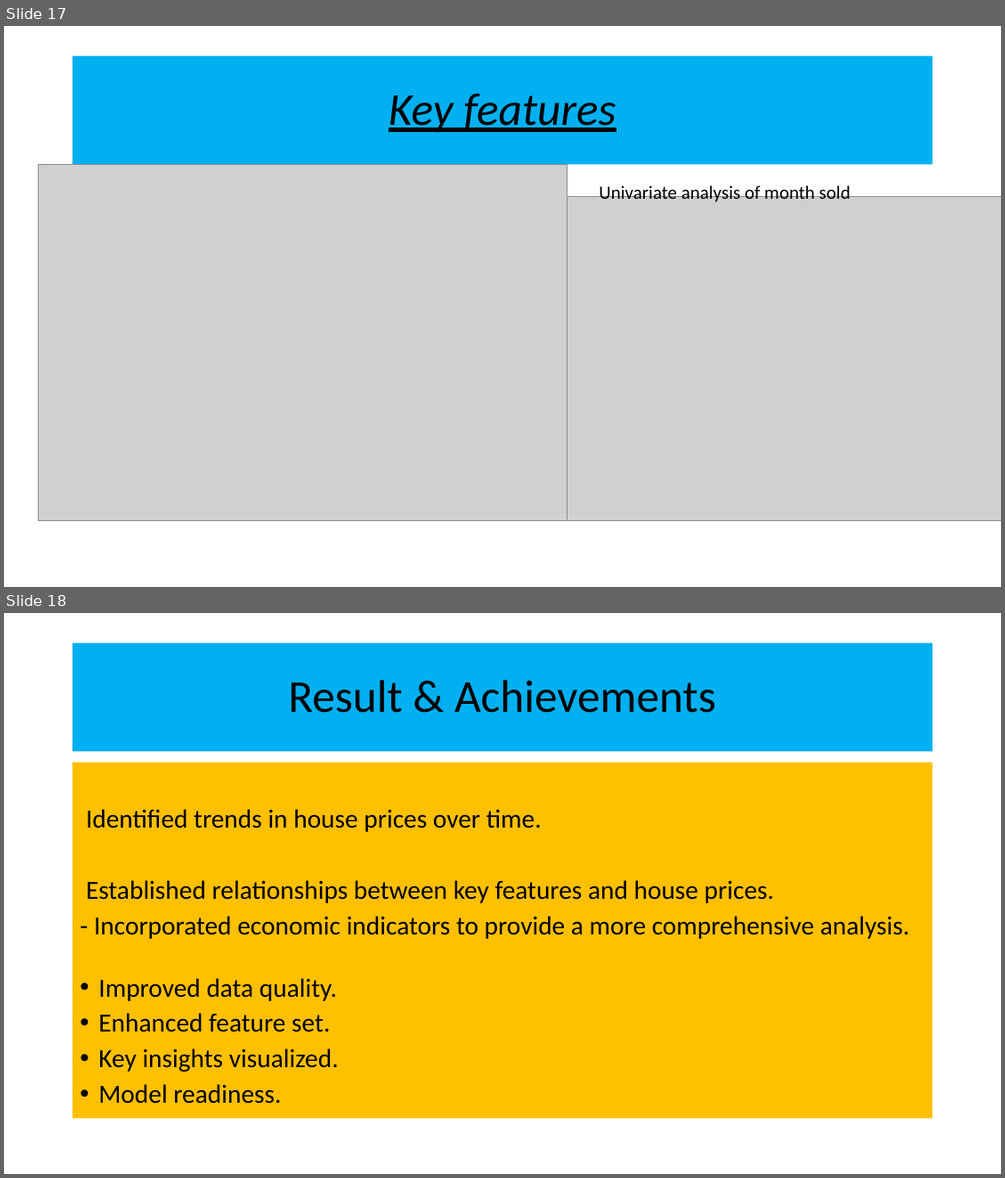
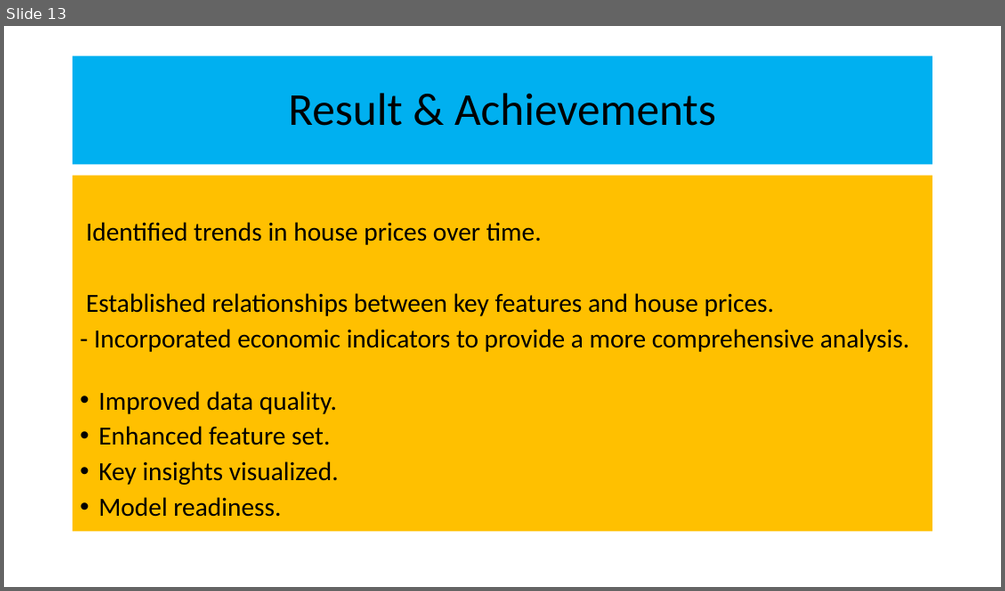
Before and after one commit to aashasandeep/project-3, a slide deck: Project- 3 EDA.pptx. Shown one above the other, each under a label of ours: slides 17 and 18 before the commit, slide 13 after it. The pictures are 1005x1178 and 1005x591 pixels, drawn with LibreOffice and Linux fonts; fonts in the diff are those of the drawing; grey boxes stand for pictures. Boxes give left, top, right and bottom in pixels: in the first picture for what was removed or moved away, otherwise in the second. Text is boxed around its words. In the diff, an @@ line names an element or a change of style, - is before the commit and + after.

```diff
--- a/Project- 3 EDA.pptx
+++ b/Project- 3 EDA.pptx
@@ slide 17 removed at bbox=[4, 26, 1001, 587], background #FFFFFF @@
@@ title removed at bbox=[73, 56, 933, 164] @@
-Key features
@@ picture removed at bbox=[38, 164, 567, 520] @@
@@ text removed at bbox=[599, 183, 850, 202] @@
-Univariate analysis of month sold
@@ picture removed at bbox=[567, 196, 1001, 520] @@
@@ what was slide 18 is now slide 13 @@
```
Also in this commit, not shown: 3 slides changed, 4 other slides removed.
